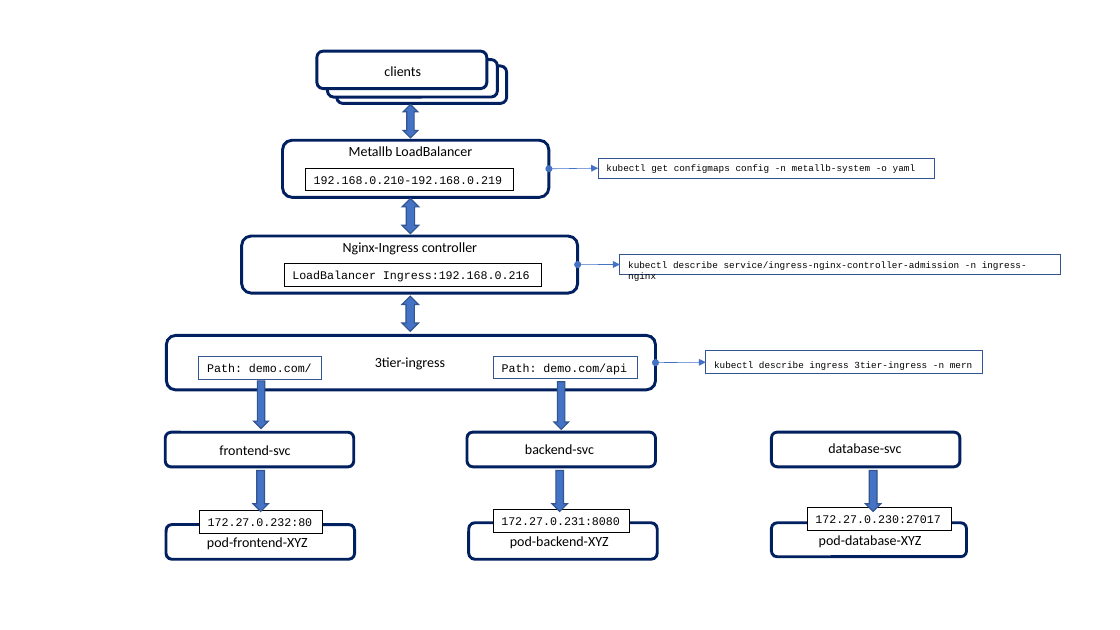
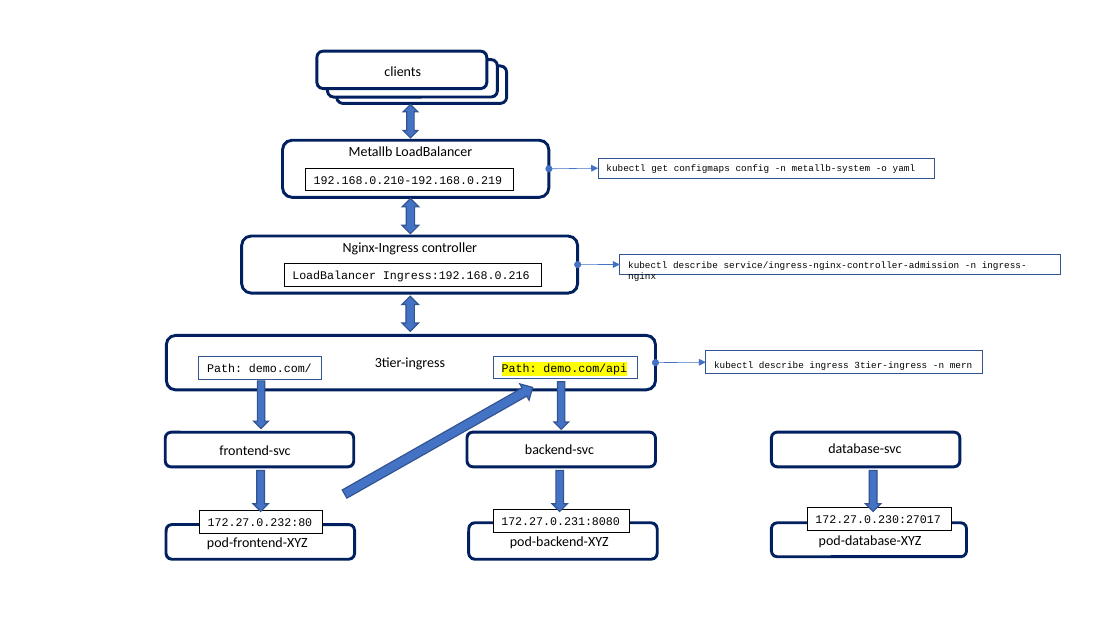
Before and after one commit to MalickReborn/MERN-ToDoApp, a slide deck: slide 1 of k8s/NetApp-LOD/modi-3-tier.pptx. Drawn at 1120x630 pixels with LibreOffice and Linux fonts; fonts in the diff are those of the drawing. Boxes give left, top, right and bottom in pixels: in the first picture for what was removed or moved away, otherwise in the second. Text is boxed around its words. In the diff, an @@ line names an element or a change of style, - is before the commit and + after.

```diff
--- a/k8s/NetApp-LOD/modi-3-tier.pptx
+++ b/k8s/NetApp-LOD/modi-3-tier.pptx
@@ rectangle "Path: demo.com/api" at <box>493,356,638,379</box>: highlight none to #FFFF00 @@
@@ down arrow added at <box>340,379,537,502</box>, fill #4472C4, outline #325491 1 pt @@
```
Also in this commit, not shown: 1 other file.
